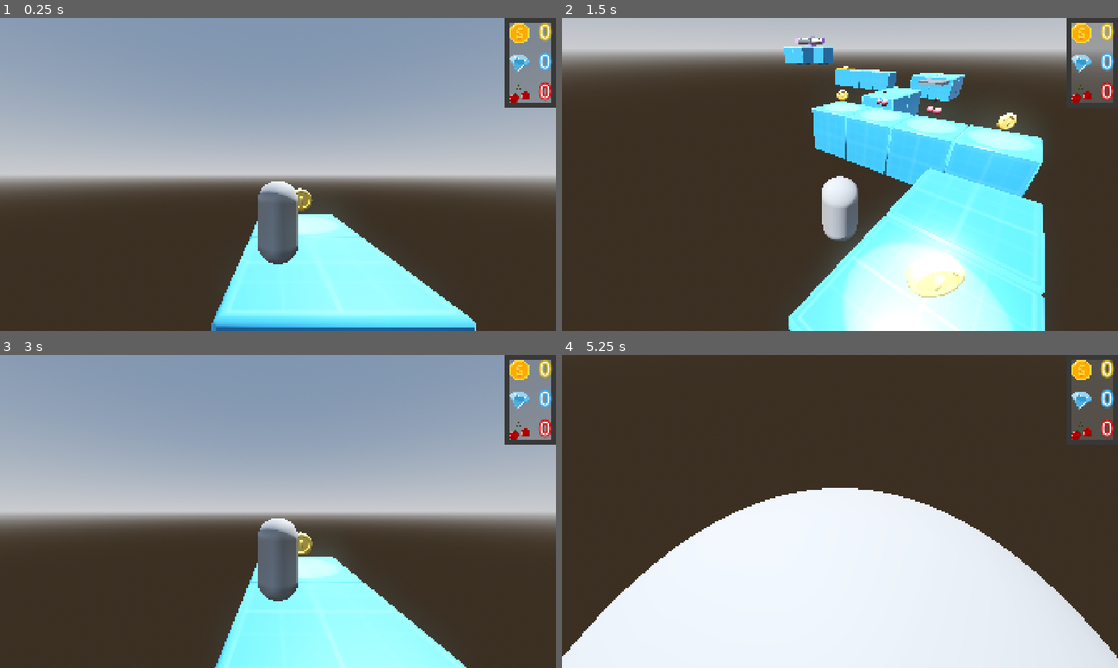
Above: before the commit, frames 1-4 (two rows, left to right).
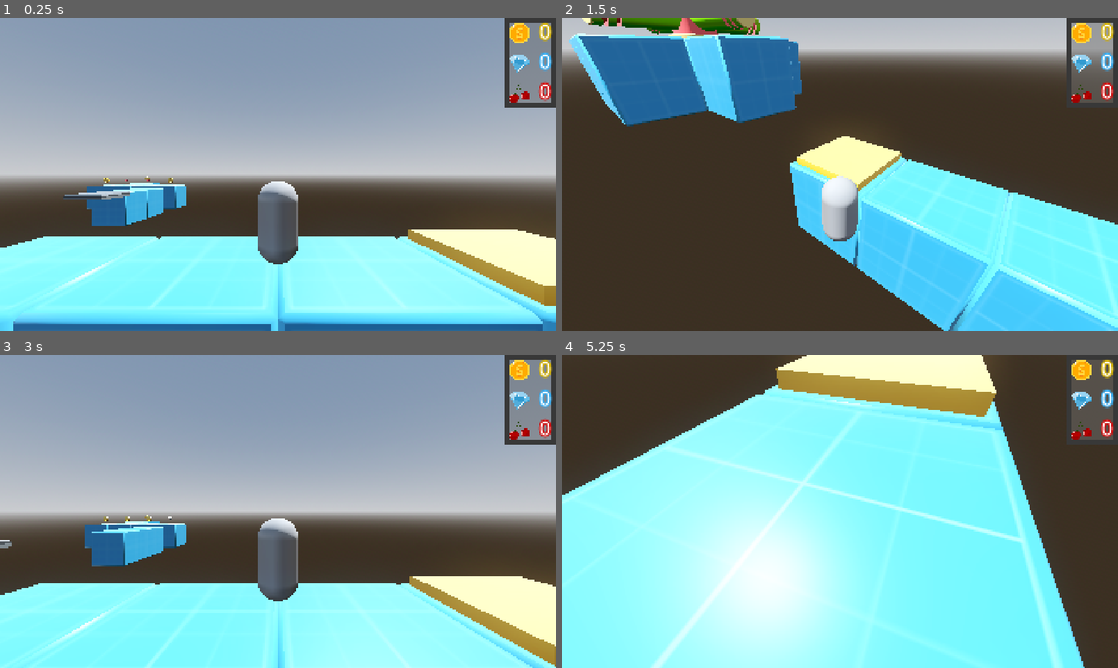
Above: after the commit, the same moments.

Repository: AbsoluteZer0527/My-first-3D-Godot-game
Game: Godot game, scene res://Scenes/game_scene.tscn
The game is run twice, just before and just after one commit, with the same random seed, the same clock (stepped at 60 frames per second) and the same inputs.
Inputs (mouse positions are in pixels of both pictures, inside the frame that each line leads up to):
- Up to frame 1 (0.25 s): no input
- Up to frame 2 (1.5 s): tap Enter (ui_accept) at 0.5, 0.77 s; move the mouse to (867, 174) at 0.52 s; hold W (forward) 0.53-1.28 s; tap Tab at 0.6, 1.35 s; move the mouse to (728, 190) at 1.27 s; hold S (backward) from 1.28 s (still down)
- Up to frame 3 (3 s): tap Enter (ui_accept) at 1.52, 2.75 s; move the mouse to (289, 505) at 2.02 s; release S (backward) at 2.03 s; hold W (forward) from 2.03 s (still down); tap Tab at 2.1, 2.85 s; move the mouse to (250, 574) at 2.77 s
- Up to frame 4 (5.25 s): tap Enter (ui_accept) at 3.02, 3.77, 4.52 s; move the mouse to (878, 514) at 3.52 s; tap Tab at 3.6, 4.35, 5.1 s; move the mouse to (673, 464) at 4.27 s; release W (forward) at 4.28 s; hold A (left) 4.28-5.03 s; move the mouse to (845, 511) at 5.02 s; hold W (forward) from 5.03 s (still down)

The runs differ from the first frame. In frame 1, 25% of the frame differs, in the area x 0-100%, y 50-100%; in frame 2, 42%; in frame 3, 22%; in frame 4, 71%, in the area x 0-100%, y 0-100%.

Commit message:
Make Obstacle rotating and fixing physical collision

Diff:
--- a/First-3D/new-game-project/Scenes/game_scene.tscn
+++ b/First-3D/new-game-project/Scenes/game_scene.tscn
@@ -12,6 +12,7 @@
 [ext_resource type="Texture2D" uid="uid://hkklphne2xsk" path="res://Assets/Textures/coin_icon.png" id="10_wywco"]
 [ext_resource type="Texture2D" uid="uid://dsk5lukx4qe1p" path="res://Assets/Textures/cherry_icon.png" id="11_ldntv"]
 [ext_resource type="PackedScene" uid="uid://cxf6jdceg48n4" path="res://Assets/Models/obstacle.glb" id="12_4xiap"]
+[ext_resource type="Texture2D" uid="uid://dex0stevxc04f" path="res://Assets/Textures/rainbow_texture.png" id="13_wywco"]
 
 [sub_resource type="ProceduralSkyMaterial" id="ProceduralSkyMaterial_oqyrl"]
 sky_horizon_color = Color(0.66224277, 0.6717428, 0.6867428, 1)
@@ -106,7 +107,52 @@
 size = Vector3(0.1, 0.1, 0.1)
 
 [sub_resource type="StandardMaterial3D" id="StandardMaterial3D_wywco"]
-albedo_color = Color(0.77766657, 0.53999996, 1, 1)
+albedo_color = Color(0.94, 0.8272, 0.4888, 1)
+
+[sub_resource type="StandardMaterial3D" id="StandardMaterial3D_ldntv"]
+albedo_color = Color(1, 0.39999998, 0.39999998, 1)
+
+[sub_resource type="StandardMaterial3D" id="StandardMaterial3D_w8jfd"]
+albedo_color = Color(0.52919996, 0.98, 0.90486664, 1)
+albedo_texture = ExtResource("13_wywco")
+
+[sub_resource type="Animation" id="Animation_a7fet"]
+resource_name = "rotate"
+length = 4.0
+loop_mode = 1
+tracks/0/type = "value"
+tracks/0/imported = false
+tracks/0/enabled = true
+tracks/0/path = NodePath("Obstacle:rotation")
+tracks/0/interp = 1
+tracks/0/loop_wrap = true
+tracks/0/keys = {
+"times": PackedFloat32Array(0, 4),
+"transitions": PackedFloat32Array(1, 1),
+"update": 0,
+"values": [Vector3(0, 1.5707964, 0), Vector3(0, 6.2831855, 0)]
+}
+
+[sub_resource type="Animation" id="Animation_8m72m"]
+length = 0.001
+tracks/0/type = "value"
+tracks/0/imported = false
+tracks/0/enabled = true
+tracks/0/path = NodePath("Obstacle:rotation")
+tracks/0/interp = 1
+tracks/0/loop_wrap = true
+tracks/0/keys = {
+"times": PackedFloat32Array(0),
+"transitions": PackedFloat32Array(1),
+"update": 0,
+"values": [Vector3(0, 1.5707964, 0)]
+}
+
+[sub_resource type="AnimationLibrary" id="AnimationLibrary_gtbs0"]
+_data = {
+&"RESET": SubResource("Animation_8m72m"),
+&"rotate": SubResource("Animation_a7fet")
+}
 
 [node name="GameScene" type="Node3D"]
 
@@ -119,7 +165,7 @@
 directional_shadow_max_distance = 1.0
 
 [node name="Player" parent="." instance=ExtResource("1_x87qo")]
-transform = Transform3D(1, 0, 0, 0, 1, 0, 0, 0, 1, -1, 5.233398, 4)
+transform = Transform3D(1, 0, 0, 0, 1, 0, 0, 0, 1, 32, 5.233398, 45)
 speed = 7.0
 
 [node name="Ground" type="Node3D" parent="."]
@@ -384,7 +430,16 @@
 transform = Transform3D(1, 0, 0, 0, 1, 0, 0, 0, 1, 52, 9, 46)
 
 [node name="Obstacle" parent="obstacle" index="0"]
+transform = Transform3D(-4.3711385e-08, 0, 0.99999994, 0, 1, 0, -0.99999994, 0, -4.3711385e-08, -0.97901917, -0.32938957, -1.2287979)
 surface_material_override/0 = SubResource("StandardMaterial3D_wywco")
+surface_material_override/1 = SubResource("StandardMaterial3D_ldntv")
+surface_material_override/2 = SubResource("StandardMaterial3D_w8jfd")
+
+[node name="AnimationPlayer" type="AnimationPlayer" parent="obstacle"]
+libraries = {
+&"": SubResource("AnimationLibrary_gtbs0")
+}
+autoplay = "rotate"
 
 [connection signal="body_entered" from="DeathZone" to="GameManager" method="respawn_player"]
 [connection signal="body_entered" from="JumpPad" to="JumpPad" method="_on_body_entered"]
Not shown: 1 places in First-3D/new-game-project/Scenes/game_scene.tscn that only renumber resources
